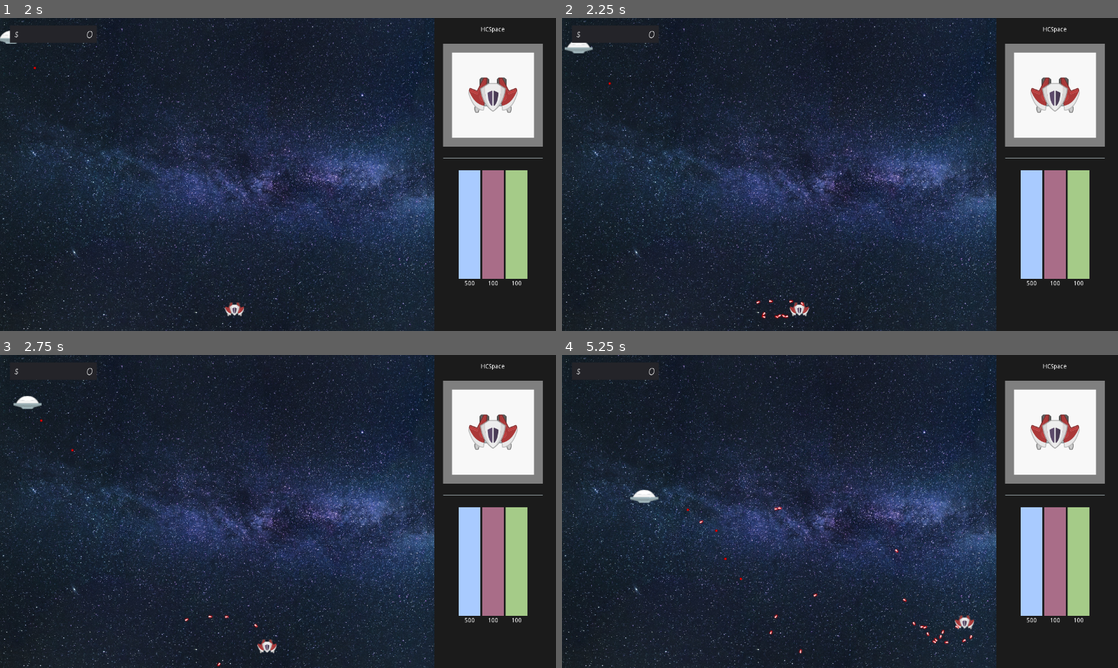
Above: before the commit, frames 1-4 (two rows, left to right).
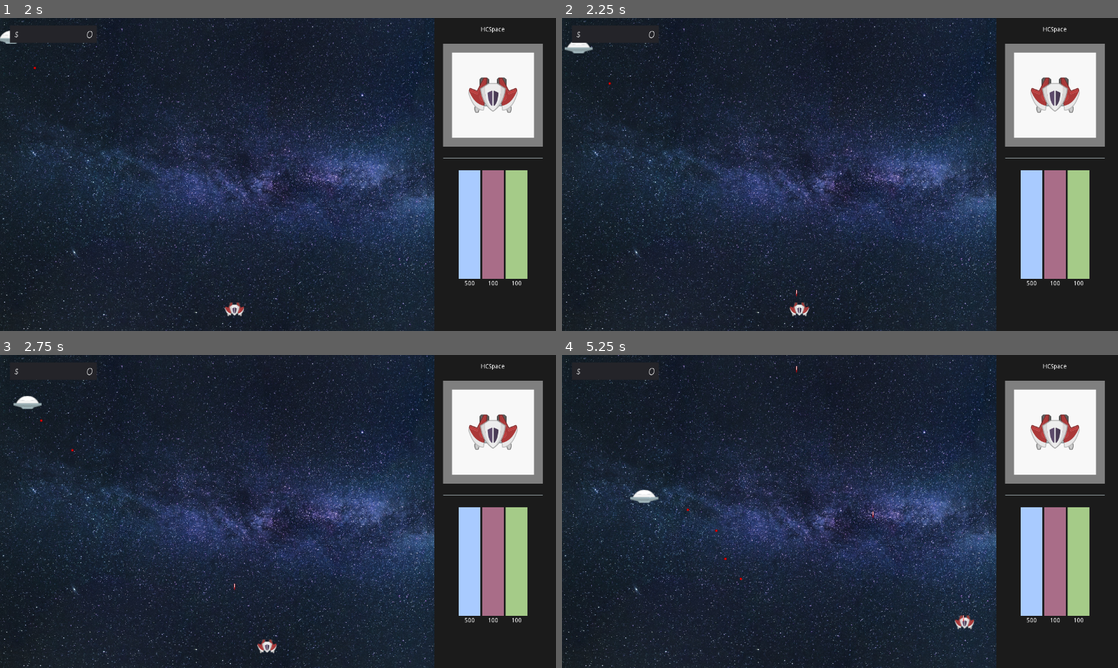
Above: after the commit, the same moments.

Repository: Kessinen/HCSpace
Game: Godot game, scene res://menus/mainmenu.tscn
Same seed, same stepped clock (60 frames per second), same inputs: the game is played once before the commit and once after it.
Inputs:
- Up to frame 1 (2 s): click "New Game" at 0.5 s; click "Level 1" at 1.25 s
- Up to frame 2 (2.25 s): hold D (move_right) from 2.03 s (still down); hold Space (shoot) from 2.03 s (still down)
- Up to frame 3 (2.75 s): keep holding D (move_right); keep holding Space (shoot)
- Up to frame 4 (5.25 s): release D (move_right) at 2.78 s; release Space (shoot) at 2.78 s; hold S (move_down) 2.78-3.53 s; tap Space (shoot) at 2.85, 4.35 s; hold D (move_right) 3.53-4.28 s; hold Space (shoot) 3.53-4.28 s; hold W (move_up) 4.28-5.03 s; hold A (move_left) from 5.03 s (still down); hold Space (shoot) from 5.03 s (still down)

Frame 1 is identical in both runs. In frame 2, less than 0.1% of the frame differs, in the area x 34-44%, y 86-96%; in frame 3, less than 0.1%; in frame 4, 0.2%, in the area x 24-74%, y 3-96%.

Commit message:
ADDED: New gun Wideboy

Diff:
--- a/project/player/SB0.gd
+++ b/project/player/SB0.gd
@@ -1,6 +1,6 @@
 extends shipsBase
 
-var plZip22 = preload("res://weapons/wideboy.tscn")
+var plZip22 = preload("res://weapons/zip22.tscn")
 var rofTimer = Timer.new()
 
 func _ready():
--- a/project/player/sb0.tscn
+++ b/project/player/sb0.tscn
@@ -47,7 +47,5 @@
 
 [node name="CollisionShape2D" type="CollisionShape2D" parent="lootingArea"]
 shape = SubResource( 2 )
-[connection signal="body_entered" from="damageArea" to="." method="_on_playerArea_body_entered"]
-[connection signal="body_exited" from="damageArea" to="." method="_on_damageArea_body_exited"]
 [connection signal="body_entered" from="lootingArea" to="." method="_on_lootingArea_body_entered"]
 [connection signal="body_exited" from="lootingArea" to="." method="_on_lootingArea_body_exited"]
--- a/project/project.godot
+++ b/project/project.godot
@@ -24,7 +24,7 @@
 "language": "GDScript",
 "path": "res://stages/stagesBase.gd"
 }, {
-"base": "KinematicBody2D",
+"base": "RigidBody2D",
 "class": "weaponsBase",
 "language": "GDScript",
 "path": "res://weapons/weaponsBase.gd"
--- a/project/weapons/weaponsBase.gd
+++ b/project/weapons/weaponsBase.gd
@@ -1,4 +1,4 @@
-extends KinematicBody2D
+extends RigidBody2D
 
 class_name weaponsBase
 
--- a/project/weapons/wideboy.gd
+++ b/project/weapons/wideboy.gd
@@ -2,9 +2,8 @@
 
 export var numOfBullets : int = 5
 export var spreadOfBullets : float
-export var bulletLifetime : int = 3
+export var bulletLifetime : float = 3
 
-var bullets : Array
 var bulletLifeTimer := Timer.new()
 
 func _physics_process(delta):
@@ -16,15 +15,24 @@
 func createBullets():
 	for i in range(numOfBullets):
 		randomize()
-		var bulletAngle = rand_range(spreadOfBullets / 2 *-1, spreadOfBullets / 2)
+		var bulletAngle = deg2rad(rand_range(spreadOfBullets / 2 *-1, spreadOfBullets / 2)-90)
 		var tmpBullet = $bullet.duplicate()
+		bulletLifeTimer.set_wait_time(bulletLifetime)
+		bulletLifeTimer.connect("timeout",tmpBullet,"queue_free")
+		tmpBullet.add_child(bulletLifeTimer)
+		bulletLifeTimer.start()
+		tmpBullet.position = global.playerPosition
+		tmpBullet.position.y += rand_range(0,20)
 
-		tmpBullet.position = global.playerPosition
-		tmpBullet.position.x = get_node("/root/global").playerPosition.x - (10*i)
-		tmpBullet.rotation = bulletAngle
-		tmpBullet.set_linear_velocity(Vector2(cos(bulletAngle), sin(bulletAngle))*100)
-		#tmpBullet.apply_central_impulse(Vector2(bulletAngle, bulletAngle) * 10)
-		#tmpBullet.apply_impulse(Vector2.ZERO,tmpBullet.rotation*bulletSpeed)
+		tmpBullet.apply_impulse(Vector2(), Vector2(bulletSpeed,0).rotated(bulletAngle))
 		get_parent().add_child(tmpBullet)
-		bullets.append($bullet.duplicate())
 	$bullet.queue_free()
+
+
+func _on_damageDetector_body_entered(body):
+	print(body.get_name())
+
+
+func _on_Area2D_body_entered(body):
+	body.damage(damage)
+	queue_free()
--- a/project/weapons/wideboy.tscn
+++ b/project/weapons/wideboy.tscn
@@ -1,30 +1,46 @@
-[gd_scene load_steps=4 format=2]
+[gd_scene load_steps=5 format=2]
 
 [ext_resource path="res://weapons/wideboy.gd" type="Script" id=1]
 [ext_resource path="res://weapons/sprites/wb53.png" type="Texture" id=2]
 
 [sub_resource type="CapsuleShape2D" id=1]
-radius = 3.39275
-height = 3.7165
+radius = 2.74921
+height = 4.40841
 
-[node name="wb53" type="KinematicBody2D"]
+[sub_resource type="CapsuleShape2D" id=2]
+radius = 3.19832
+height = 6.69913
+
+[node name="wb53" type="RigidBody2D"]
 collision_layer = 0
 collision_mask = 0
 script = ExtResource( 1 )
+bulletSpeed = 400.0
+rateOfFire = 0.5
 numOfBullets = 10
-spreadOfBullets = 90.0
+spreadOfBullets = 45.0
+bulletLifetime = 0.8
 
 [node name="bullet" type="RigidBody2D" parent="."]
-collision_layer = 0
-collision_mask = 2147483648
+collision_layer = 2147483648
+collision_mask = 2147483650
 gravity_scale = 0.0
 linear_damp = 0.0
 angular_damp = 0.0
 
 [node name="CollisionShape2D" type="CollisionShape2D" parent="bullet"]
 shape = SubResource( 1 )
+disabled = true
 
 [node name="sprite" type="Sprite" parent="bullet"]
 position = Vector2( -0.0992126, 0 )
 scale = Vector2( 0.2, 0.2 )
 texture = ExtResource( 2 )
+
+[node name="Area2D" type="Area2D" parent="bullet"]
+collision_layer = 4
+collision_mask = 2
+
+[node name="CollisionShape2D" type="CollisionShape2D" parent="bullet/Area2D"]
+shape = SubResource( 2 )
+[connection signal="body_entered" from="bullet/Area2D" to="." method="_on_Area2D_body_entered"]
--- a/project/weapons/zip22.gd
+++ b/project/weapons/zip22.gd
@@ -4,7 +4,11 @@
 
 func _physics_process(delta):
 	velocity = Vector2(0,bulletSpeed * -1)
-	var testi = move_and_collide(velocity * delta)
+
+	#var testi = move_and_collide(velocity * delta)
+
+func _ready():
+	apply_impulse(Vector2(),Vector2.UP * bulletSpeed)
 
 func _on_VisibilityNotifier2D_screen_exited():
 	queue_free()
--- a/project/weapons/zip22.tscn
+++ b/project/weapons/zip22.tscn
@@ -11,9 +11,12 @@
 radius = 1.62459
 height = 14.2224
 
-[node name="zip22" type="KinematicBody2D"]
+[node name="zip22" type="RigidBody2D"]
 collision_layer = 2147483652
 collision_mask = 0
+gravity_scale = 0.0
+linear_damp = 0.0
+angular_damp = 0.0
 script = ExtResource( 2 )
 
 [node name="CollisionShape2D" type="CollisionShape2D" parent="."]
